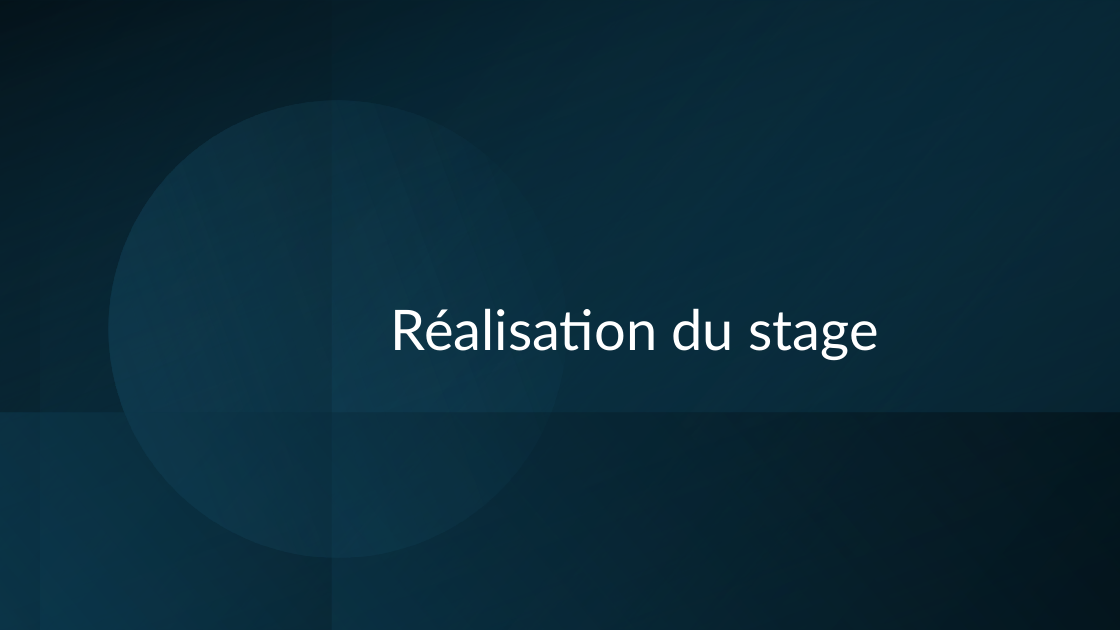
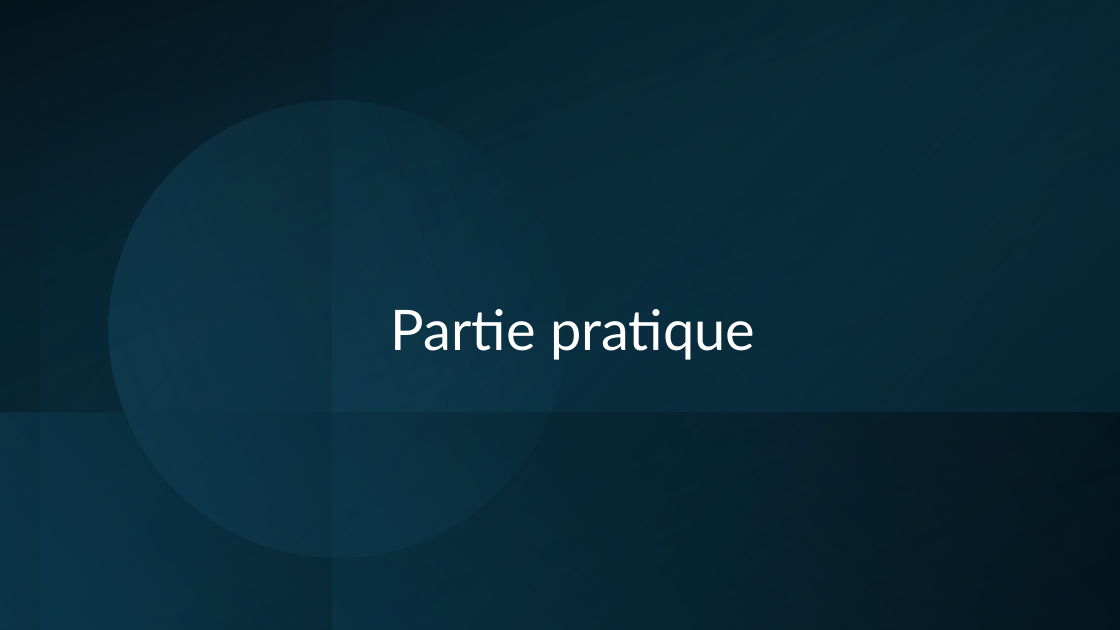
Before and after one commit to Vinc1347900/Stage_Henallux, a slide deck: slide 16 of TFE/DHAIMI_Vincent_PP_TFE.pptx. Drawn at 1120x630 pixels with LibreOffice and Linux fonts; fonts in the diff are those of the drawing. Boxes give left, top, right and bottom in pixels: in the first picture for what was removed or moved away, otherwise in the second. Text is boxed around its words. In the diff, an @@ line names an element or a change of style, - is before the commit and + after.

```diff
--- a/TFE/DHAIMI_Vincent_PP_TFE.pptx
+++ b/TFE/DHAIMI_Vincent_PP_TFE.pptx
@@ title at bbox=[391, 309, 755, 360]: text changed @@
-Réalisation du stage
+Partie pratique
```
Also in this commit, not shown: 5 other slides changed, 3 other files.
